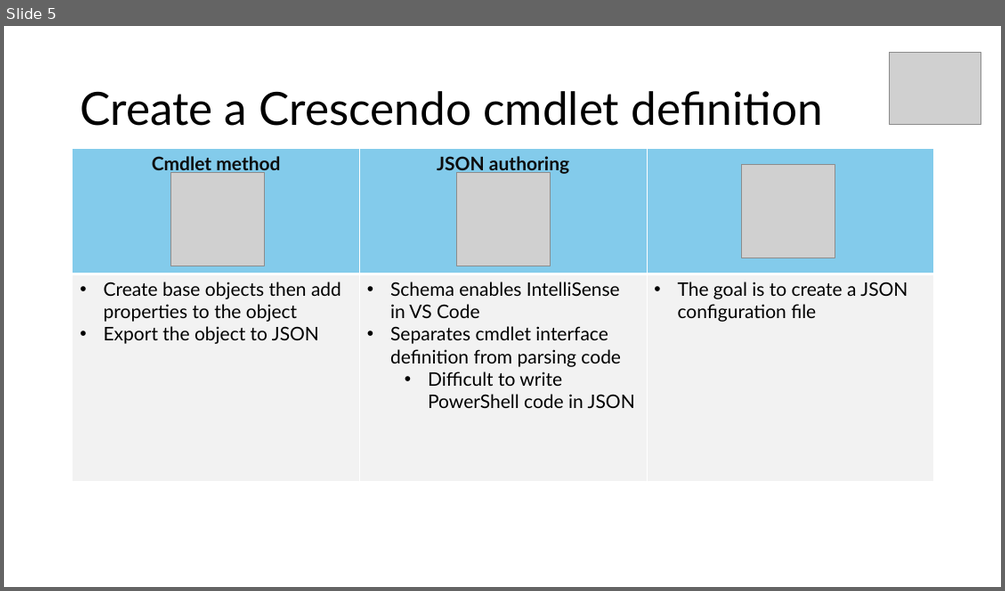
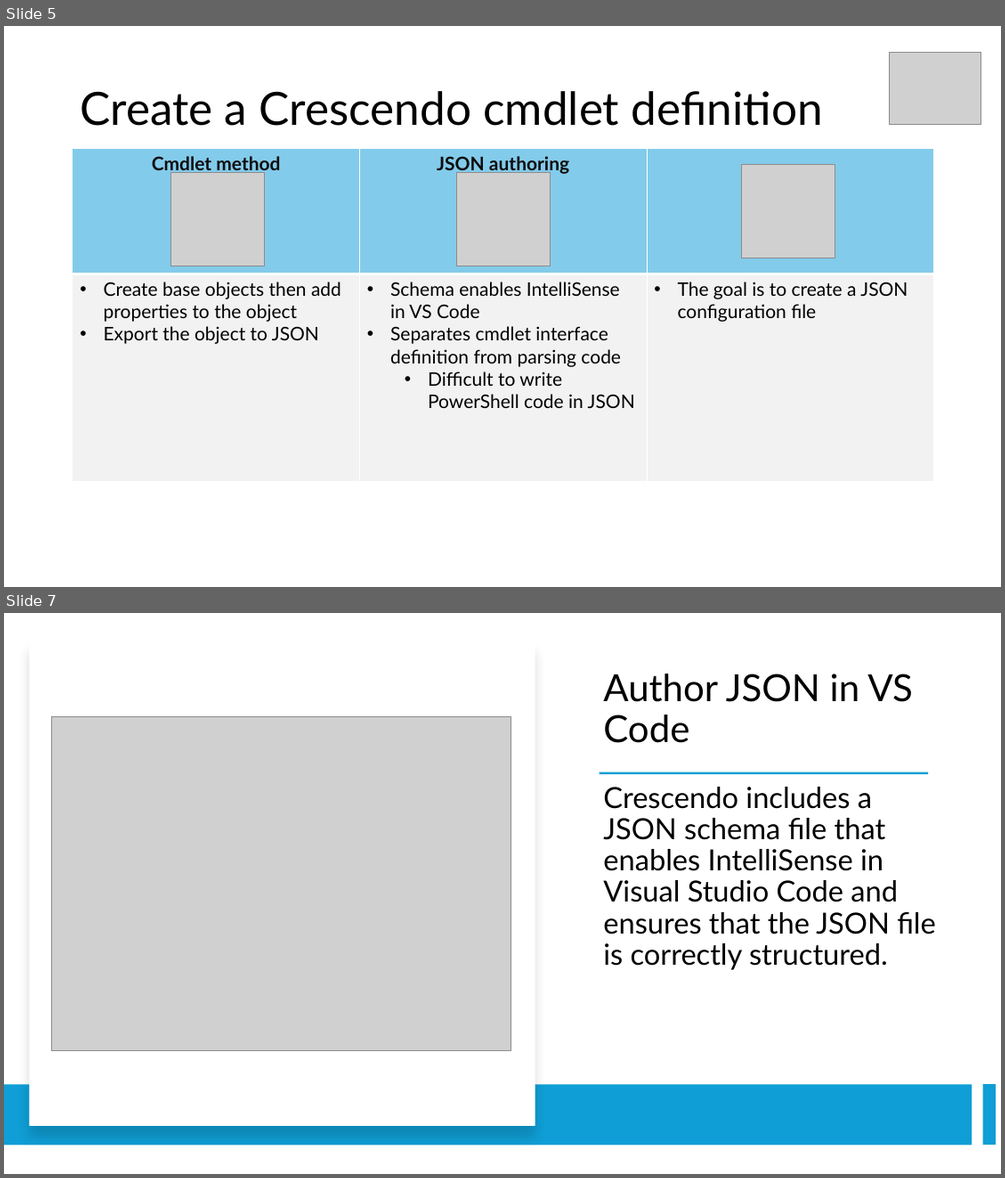
Before and after one commit to sdwheeler/seanonit, a slide deck: pptfiles/CrescendoV2.pptx. Shown one above the other, each under a label of ours: slide 5 before the commit, slides 5 and 7 after it; the slides between them are not shown. The pictures are 1005x591 and 1005x1178 pixels, drawn with LibreOffice and Linux fonts; fonts in the diff are those of the drawing; grey boxes stand for pictures. Boxes give left, top, right and bottom in pixels: in the first picture for what was removed or moved away, otherwise in the second. Text is boxed around its words. In the diff, an @@ line names an element or a change of style, - is before the commit and + after.

Commit message:
Update Crescendo presentation

```diff
--- a/pptfiles/CrescendoV2.pptx
+++ b/pptfiles/CrescendoV2.pptx
@@ slide 7 added at [4, 613, 1001, 1174], background #FFFFFF @@
@@ rectangle added at [30, 642, 535, 1126], fill #FFFFFF @@
@@ title added at [603, 674, 913, 743], 36 pt, text #000000 @@
+Author JSON in VS Code
@@ picture added at [51, 717, 511, 1051] @@
@@ rectangle added at [599, 772, 928, 774], fill #0F9ED5 @@
@@ text added at [603, 787, 936, 970], 28 pt, text #000000 @@
+Crescendo includes a JSON schema file that enables IntelliSense in Visual Studio Code and ensures that the JSON file is correctly structured.
@@ rectangle added at [4, 1085, 972, 1145], fill #0F9ED5 @@
@@ rectangle added at [983, 1084, 995, 1144], fill #0F9ED5 @@
```
Also in this commit, not shown: 6 slides changed, 1 other slide added, 1 slide removed, 43 other files.
